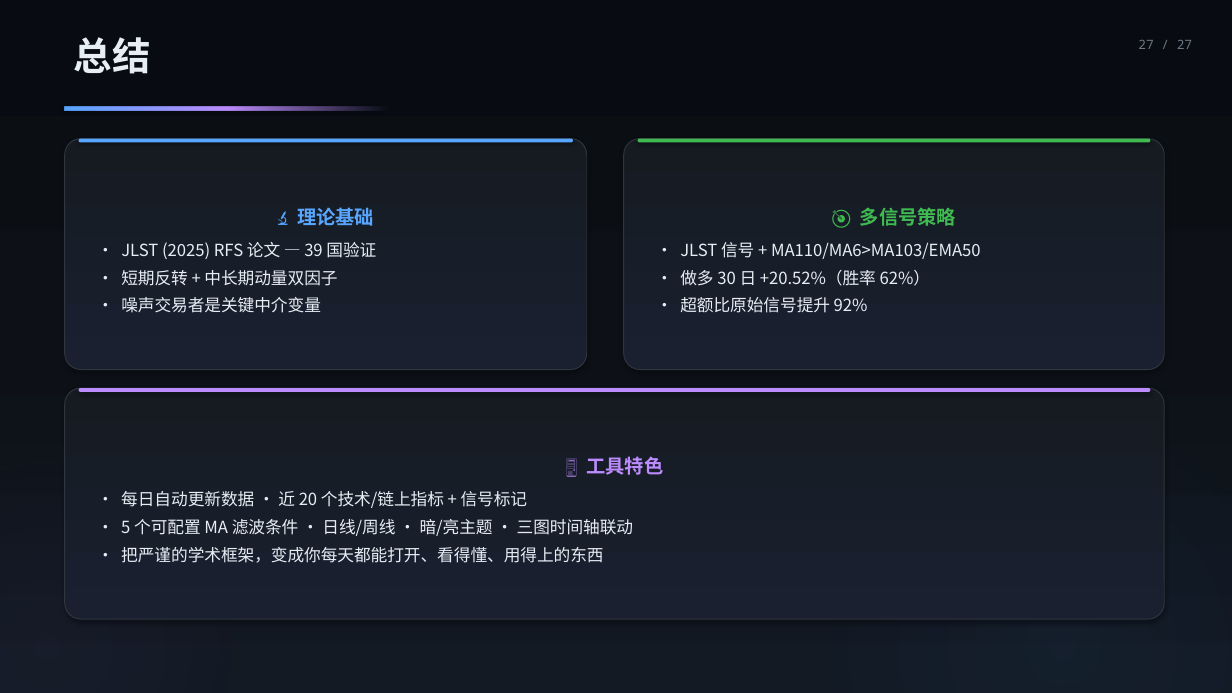
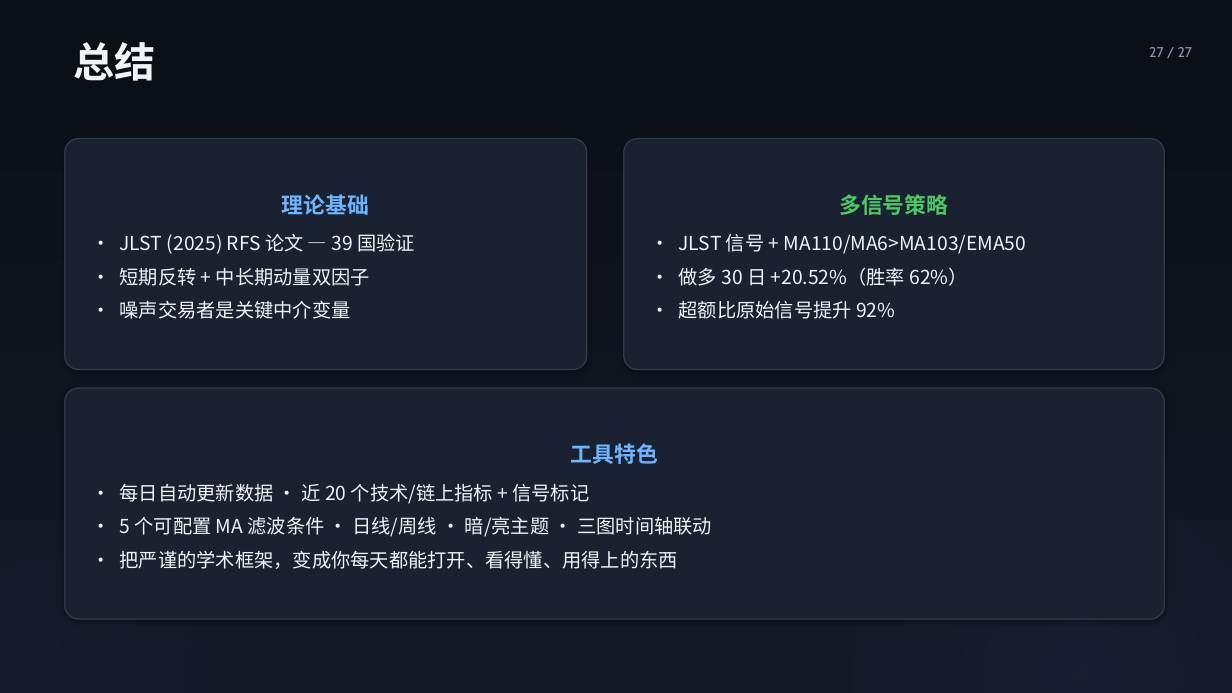
Before and after one commit to hhysteric/btc-momentum-pro, a slide deck: slide 27 of BTC_Momentum_演示.pptx. Drawn at 1232x693 pixels with LibreOffice and Linux fonts; fonts in the diff are those of the drawing. Boxes give left, top, right and bottom in pixels: in the first picture for what was removed or moved away, otherwise in the second. Text is boxed around its words. In the diff, an @@ line names an element or a change of style, - is before the commit and + after.

```diff
--- a/BTC_Momentum_演示.pptx
+++ b/BTC_Momentum_演示.pptx
@@ background #FFFFFF to gradient #0B0F16 to #121826 @@
@@ text "总结" at (x1=74, y1=42, x2=156, y2=81): size 30 to 32 pt, text colour #E6EDF3 to #F0F3F8 @@
@@ text "27 / 27" moved from (x1=1138, y1=40, x2=1192, y2=49) to (x1=1149, y1=47, x2=1192, y2=57) @@
@@ text "27 / 27" at (x1=1149, y1=47, x2=1192, y2=57): size 10 to 11 pt, font Noto Sans Mono to Cabin, text colour #6E7681 to #8B96AC @@
@@ rectangle removed at (x1=65, y1=106, x2=388, y2=110) @@
@@ rounded rectangle removed at (x1=79, y1=139, x2=573, y2=142) @@
@@ rounded rectangle removed at (x1=638, y1=139, x2=1151, y2=142) @@
@@ text in rounded rectangle at (x1=282, y1=194, x2=369, y2=215): text changed; size 15 to 17 pt; text colour #58A6FF to #6EB4FF @@
-🔬 理论基础
+理论基础
@@ text in rounded rectangle at (x1=839, y1=194, x2=948, y2=215): text changed; size 15 to 17 pt; text colour #3FB950 to #4CC964 @@
-🎯 多信号策略
+多信号策略
@@ text in rounded rectangle at (x1=120, y1=234, x2=415, y2=319): size 13 to 15 pt, text colour #E6EDF3 to #F0F3F8; more space between paragraphs @@
@@ text in rounded rectangle at (x1=679, y1=234, x2=1027, y2=319): size 13 to 15 pt, text colour #E6EDF3 to #F0F3F8; more space between paragraphs @@
@@ fill gradient #161B22 to #1A2030 to #1A2130; outline #30363D 0.75 pt to #323B4E 1 pt; shadow changed; proportions changed in 3 elements at (x1=65, y1=139, x2=587, y2=370), (x1=624, y1=139, x2=1165, y2=370), (x1=65, y1=388, x2=1165, y2=619) @@
@@ rounded rectangle removed at (x1=79, y1=388, x2=1151, y2=392) @@
@@ text in rounded rectangle at (x1=571, y1=443, x2=658, y2=464): text changed; size 15 to 17 pt; text colour #BC8CFF to #6EB4FF @@
-🖥️ 工具特色
+工具特色
@@ ellipse resized from (x1=832, y1=416, x2=1232, y2=693) to (x1=850, y1=444, x2=1232, y2=693) @@
@@ ellipse at (x1=850, y1=444, x2=1232, y2=693): fill gradient #58A6FF to gradient #6EB4FF @@
@@ ellipse at (x1=0, y1=462, x2=231, y2=693): fill gradient #BC8CFF to gradient #6EB4FF @@
@@ text in rounded rectangle at (x1=120, y1=484, x2=712, y2=569): size 13 to 15 pt, text colour #E6EDF3 to #F0F3F8; more space between paragraphs @@
```
Also in this commit, not shown: 26 other slides changed, 1 other file.
